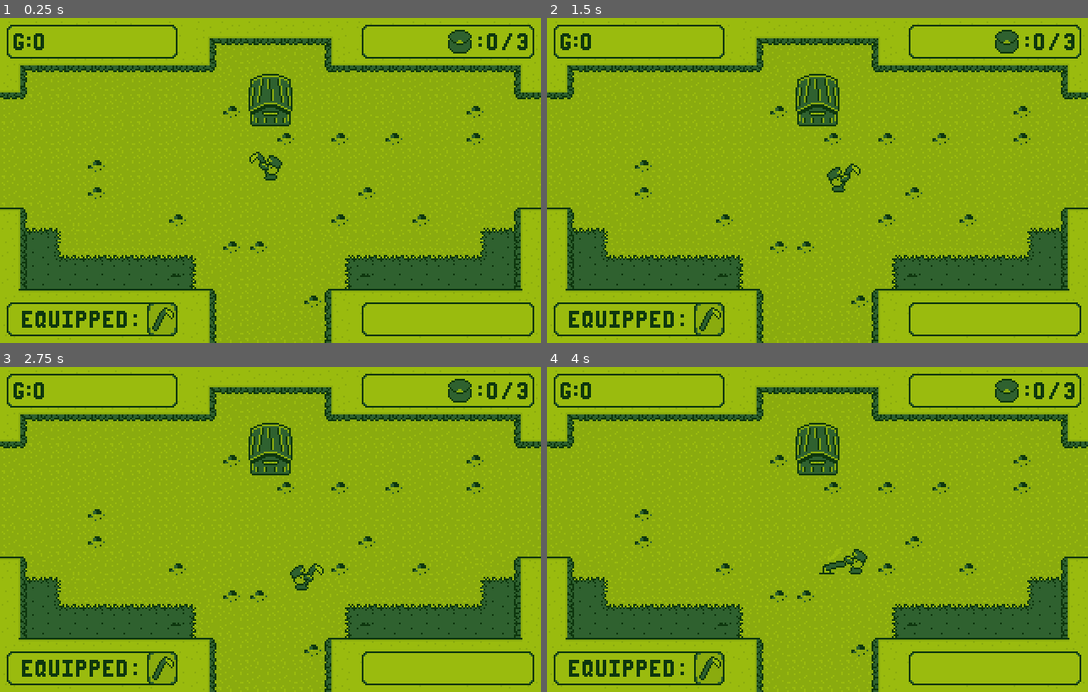
Above: before the commit, frames 1-4 (two rows, left to right).
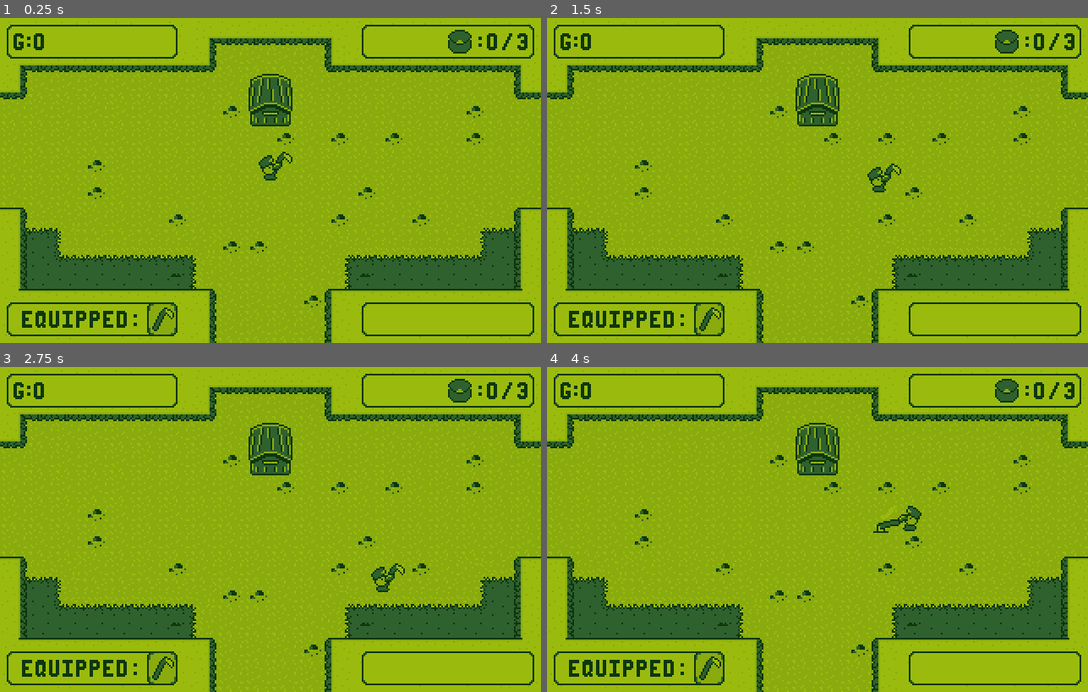
Above: after the commit, the same moments.

Repository: MrPiedPiper/LD46
Game: Godot game, scene res://scenes/main/Main.tscn
Two runs of this game, one before a commit and one after it. Both use one fixed random seed, a clock stepped at 60 frames per second and the inputs below. The project has no main scene, so this scene is started directly.
Inputs (mouse positions are in pixels of both pictures, inside the frame that each line leads up to):
- Up to frame 1 (0.25 s): no input
- Up to frame 2 (1.5 s): tap Enter at 0.5 s; move the mouse to (936, 164) at 0.52 s; hold Right (ui_right) 0.53-1.28 s; click (936, 164) at 0.6 s; move the mouse to (709, 196) at 1.27 s; hold Down (ui_down) from 1.28 s (still down); right-click (709, 196) at 1.35 s
- Up to frame 3 (2.75 s): move the mouse to (324, 458) at 2.02 s; release Down (ui_down) at 2.03 s; hold Right (ui_right) from 2.03 s (still down); click (324, 458) at 2.1 s
- Up to frame 4 (4 s): move the mouse to (790, 594) at 2.77 s; release Right (ui_right) at 2.78 s; hold Up (ui_up) 2.78-3.53 s; right-click (790, 594) at 2.85 s; click (790, 594) at 2.92 s; move the mouse to (979, 578) at 3.52 s; hold Left (ui_left) from 3.53 s (still down); click (979, 578) at 3.6 s

The runs differ from the first frame. In frame 1, 0.2% of the frame differs, in the area x 46-55%, y 41-49%; in frame 2, 0.4%; in frame 3, 0.4%; in frame 4, 0.5%, in the area x 50-70%, y 42-64%.

Commit message:
Replace AnimationTree to stop the player from flipping going up/down

Diff:
--- a/Player.gd
+++ b/Player.gd
@@ -20,8 +20,7 @@
 
 # animation variables
 onready var animationPlayer = $AnimationPlayer
-onready var animationTree = $AnimationTree
-onready var animationState = animationTree.get("parameters/playback")
+var is_facing_right = true
 
 enum {
 	IDLE,
@@ -85,7 +84,6 @@
 				hoe.swing()
 
 func _ready():
-	animationTree.active = true
 	yield(get_tree(),"idle_frame")
 	inventory_list.append(hoe)
 	emit_signal("scrolled_inventory",hoe)
@@ -133,28 +131,30 @@
 				new_equipped.visible = true
 				emit_signal("scrolled_inventory",new_equipped)
 
-
 func move_state(delta):
-	if is_swinging_hoe:
-		velocity = Vector2.ZERO
-		animationState.travel("Idle")
-		return
 	# get the input strength
 	var input_vector = Vector2.ZERO
 	input_vector.x = Input.get_action_strength("ui_right") - Input.get_action_strength("ui_left")
 	input_vector.y = Input.get_action_strength("ui_down") - Input.get_action_strength("ui_up")
 	input_vector = input_vector.normalized()
 
+	if input_vector.x > 0:
+		is_facing_right = true
+	elif input_vector.x < 0:
+		is_facing_right = false
+
 	if input_vector != Vector2.ZERO:
 		velocity = velocity.move_toward(input_vector * MAX_SPEED, ACCELERATION * delta)
-		# set the animationTree to play the Idle with the blend_position referring to the input_vector
-		animationTree.set("parameters/Idle/blend_position", input_vector)
-		animationTree.set("parameters/Run/blend_position", input_vector)
-		animationState.travel("Run")
-
+		if is_facing_right:
+			animationPlayer.play("RunRight")
+		else:
+			animationPlayer.play("RunLeft")
 	else:
 		velocity = velocity.move_toward(Vector2.ZERO, FRICTION * delta)
-		animationState.travel("Idle")
+		if is_facing_right:
+			animationPlayer.play("IdleRight")
+		else:
+			animationPlayer.play("IdleLeft")
 
 	velocity = move_and_slide(velocity)
 
--- a/scenes/player/Player.tscn
+++ b/scenes/player/Player.tscn
@@ -124,77 +124,11 @@
 "values": [ Vector2( 1, 1 ) ]
 }
 
-[sub_resource type="AnimationNodeAnimation" id=6]
-animation = "IdleLeft"
-
-[sub_resource type="AnimationNodeAnimation" id=7]
-animation = "IdleRight"
-
-[sub_resource type="AnimationNodeAnimation" id=8]
-animation = "IdleRight"
-
-[sub_resource type="AnimationNodeAnimation" id=9]
-animation = "IdleLeft"
-
-[sub_resource type="AnimationNodeBlendSpace2D" id=10]
-blend_point_0/node = SubResource( 6 )
-blend_point_0/pos = Vector2( -1, 0 )
-blend_point_1/node = SubResource( 7 )
-blend_point_1/pos = Vector2( 1, 0 )
-blend_point_2/node = SubResource( 8 )
-blend_point_2/pos = Vector2( 0, 1.1 )
-blend_point_3/node = SubResource( 9 )
-blend_point_3/pos = Vector2( 0, -1.1 )
-min_space = Vector2( -1, -1.1 )
-max_space = Vector2( 1, 1.1 )
-blend_mode = 1
-
-[sub_resource type="AnimationNodeAnimation" id=11]
-animation = "RunRight"
-
-[sub_resource type="AnimationNodeAnimation" id=12]
-animation = "RunRight"
-
-[sub_resource type="AnimationNodeAnimation" id=13]
-animation = "RunLeft"
-
-[sub_resource type="AnimationNodeAnimation" id=14]
-animation = "RunLeft"
-
-[sub_resource type="AnimationNodeBlendSpace2D" id=15]
-blend_point_0/node = SubResource( 11 )
-blend_point_0/pos = Vector2( 0, 1.1 )
-blend_point_1/node = SubResource( 12 )
-blend_point_1/pos = Vector2( 1, 0 )
-blend_point_2/node = SubResource( 13 )
-blend_point_2/pos = Vector2( -1, 0 )
-blend_point_3/node = SubResource( 14 )
-blend_point_3/pos = Vector2( 0, -1.1 )
-min_space = Vector2( -1, -1.1 )
-max_space = Vector2( 1, 1.1 )
-blend_mode = 1
-
-[sub_resource type="AnimationNodeStateMachineTransition" id=16]
-
-[sub_resource type="AnimationNodeStateMachineTransition" id=17]
-
-[sub_resource type="AnimationNodeStateMachine" id=18]
-states/Idle/node = SubResource( 10 )
-states/Idle/position = Vector2( 475, 175 )
-states/Run/node = SubResource( 15 )
-states/Run/position = Vector2( 658, 175 )
-transitions = [ "Idle", "Run", SubResource( 16 ), "Run", "Idle", SubResource( 17 ) ]
-start_node = "Idle"
-graph_offset = Vector2( 92, 44 )
-
-[sub_resource type="AnimationNodeStateMachinePlayback" id=24]
-
 [node name="Player" type="KinematicBody2D"]
 script = ExtResource( 2 )
 
 [node name="Hand" type="Node2D" parent="."]
 position = Vector2( 0.297695, -3.15555 )
-scale = Vector2( -1, 1 )
 
 [node name="ToolOffset" type="Node2D" parent="Hand"]
 position = Vector2( 10.7, -4.84 )
@@ -208,32 +142,24 @@
 position = Vector2( 0, -8 )
 texture = ExtResource( 1 )
 hframes = 4
-frame = 3
 
 [node name="CollisionShape2D" type="CollisionShape2D" parent="."]
 position = Vector2( 0, -1.5 )
 rotation = -1.5708
-shape = SubResource( 19 )
+shape = SubResource( 1 )
 
 [node name="Area2D" type="Area2D" parent="."]
 
 [node name="CollisionShape2D" type="CollisionShape2D" parent="Area2D"]
 position = Vector2( 0, -1.5 )
 rotation = -1.5708
-shape = SubResource( 19 )
+shape = SubResource( 1 )
 
 [node name="AnimationPlayer" type="AnimationPlayer" parent="."]
-anims/IdleLeft = SubResource( 20 )
-anims/IdleRight = SubResource( 21 )
-anims/RunLeft = SubResource( 22 )
-anims/RunRight = SubResource( 23 )
-
-[node name="AnimationTree" type="AnimationTree" parent="."]
-tree_root = SubResource( 18 )
-anim_player = NodePath("../AnimationPlayer")
-parameters/playback = SubResource( 24 )
-parameters/Idle/blend_position = Vector2( 0, 0 )
-parameters/Run/blend_position = Vector2( 0, 0 )
+anims/IdleLeft = SubResource( 2 )
+anims/IdleRight = SubResource( 3 )
+anims/RunLeft = SubResource( 4 )
+anims/RunRight = SubResource( 5 )
 [connection signal="swung" from="Hand/ToolOffset/Hoe" to="." method="_on_Hoe_swung"]
 [connection signal="area_entered" from="Area2D" to="." method="_on_Area2D_area_entered"]
 [connection signal="area_exited" from="Area2D" to="." method="_on_Area2D_area_exited"]
Not shown: 4 places in scenes/player/Player.tscn that only renumber resources
